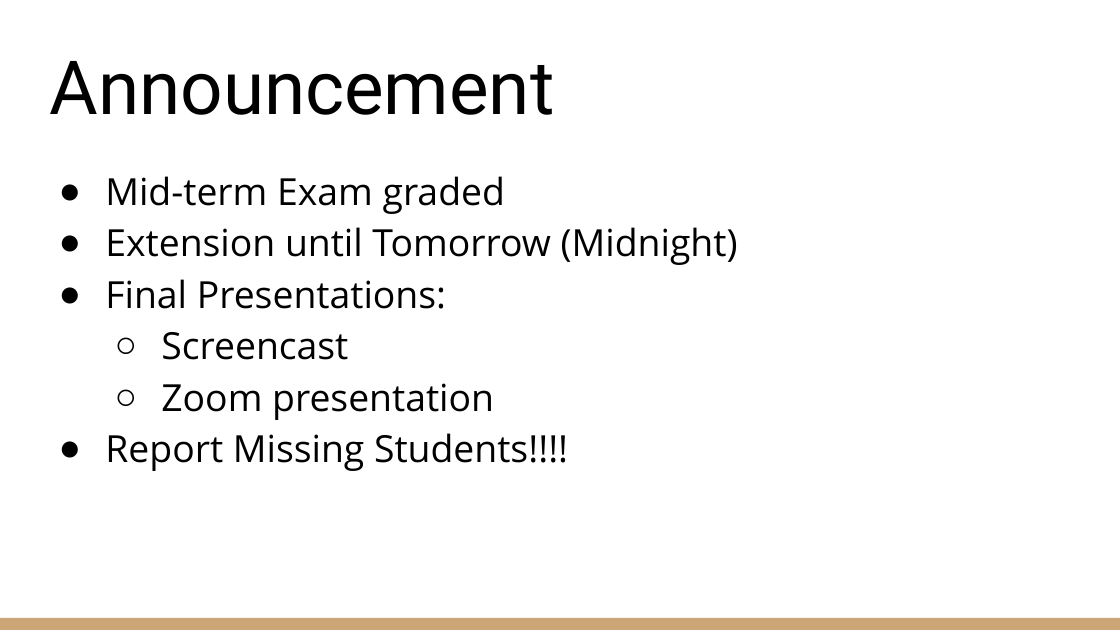
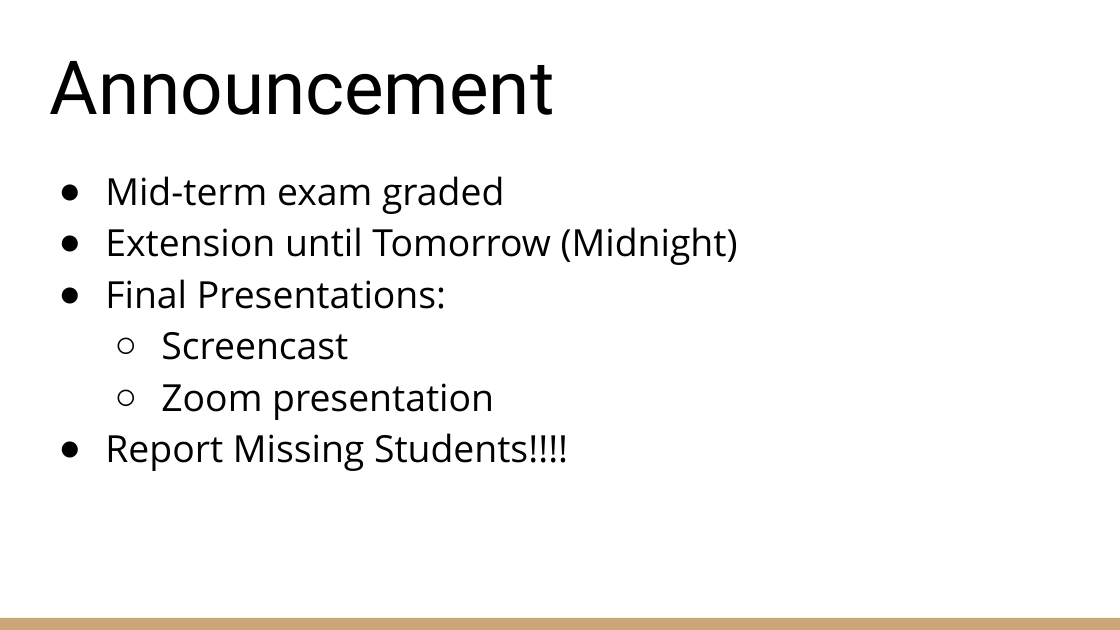
Before and after one commit to ngathan/DataMiningS2020, a slide deck: slide 2 of Week9/Week9_ Digital Trace Data.pptx. Drawn at 1120x630 pixels with LibreOffice and Linux fonts; fonts in the diff are those of the drawing. Boxes give left, top, right and bottom in pixels: in the first picture for what was removed or moved away, otherwise in the second. Text is boxed around its words. In the diff, an @@ line names an element or a change of style, - is before the commit and + after.

```diff
--- a/Week9/Week9_ Digital Trace Data.pptx
+++ b/Week9/Week9_ Digital Trace Data.pptx
@@ text at (105, 176, 504, 214): text changed @@
-● Mid-term Exam graded
+● Mid-term exam graded
```
Also in this commit, not shown: 3 other slides changed, 1 slide added, 1 other file.
